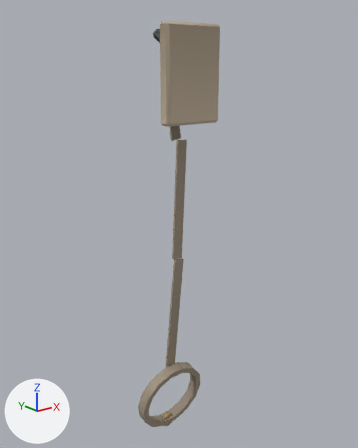
A saved change to the glTF model assets/models/props/lead_hook.glb.
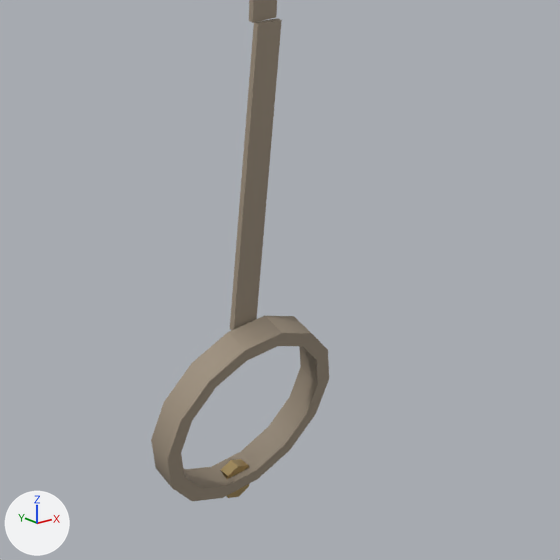
Each version appears first whole from a 50 mm lens placed at (-0.481, -0.565, 0.009), pointed at (0.009, 0.049, -0.237), and next in a close-up on the part from 24% to 78% of the width and 56% to 100% of the height. The lights are fixed; the arrows at lower left show +X, +Y and +Z. The older version's two pictures come first. Vertices at exactly the same position are counted once.

Names of what the first close-up shows: 'static'.
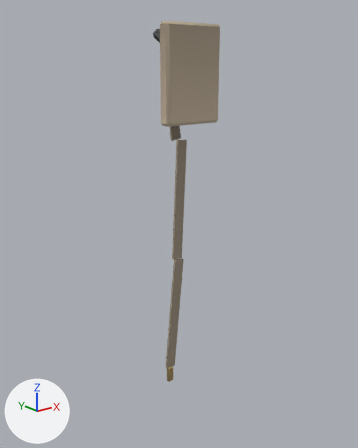
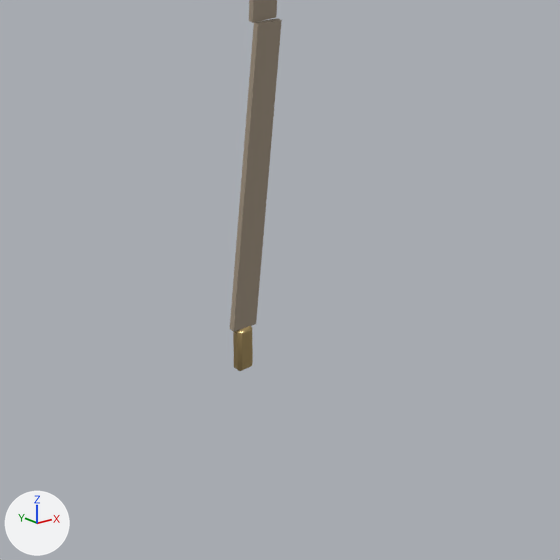
Diff of the bpy script that builds the scene:
```diff
--- a/assets/models/props/lead_hook.glb.py
+++ b/assets/models/props/lead_hook.glb.py
@@ me_static @@
 # used by ob_static; location = (0.0, 0.0, 0.0)
-me_static.from_pydata(...)  # 136 vertices, 248 faces; spans x -0.075..0.055, y 0.0..0.093, z -0.632..0.07
+me_static.from_pydata(...)  # 86 vertices, 148 faces; spans x -0.05..0.05, y 0.0..0.093, z -0.53..0.07
+# me_static part 1: the loose piece of 24 vertices spanning x -0.05..0.05, y 0.0..0.02, z -0.07..0.07 is copied, and the copy is scaled about its middle by (0.0992, 0.372, 0.203), then moved by (-0.01, 0.04, -0.515), in mat_brass; it spans x -0.016..-0.004, y 0.046..0.054, z -0.53..-0.5
+# me_static part 2: the loose piece of 56 vertices spanning x -0.075..0.055, y 0.029..0.071, z -0.624..-0.496 is deleted
+# me_static part 3: the loose piece of 18 vertices spanning x -0.022..0.002, y 0.056..0.064, z -0.632..-0.608 is deleted
 me_static.materials.append(mat_timber)
```

Location of each change, (x1, y1, x2, y2) in pixels of the close-ups (560 x 560 px):
'static', reshaped
    before: (151, 0, 329, 501)
    after: (230, 0, 282, 371)
part 1 of me_static, added (brown)
    after: (233, 326, 253, 371)
part 2 of me_static, deleted (brown)
    before: (151, 316, 329, 501)
part 3 of me_static, deleted (brown)
    before: (220, 459, 249, 498)
